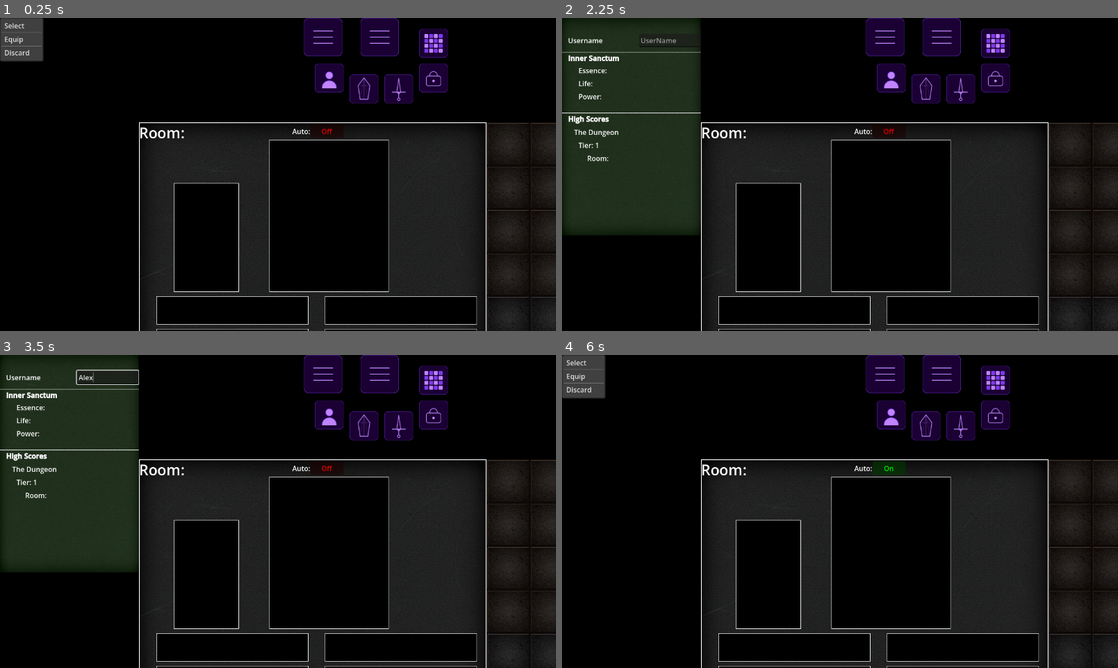
Above: before the commit, frames 1-4 (two rows, left to right).
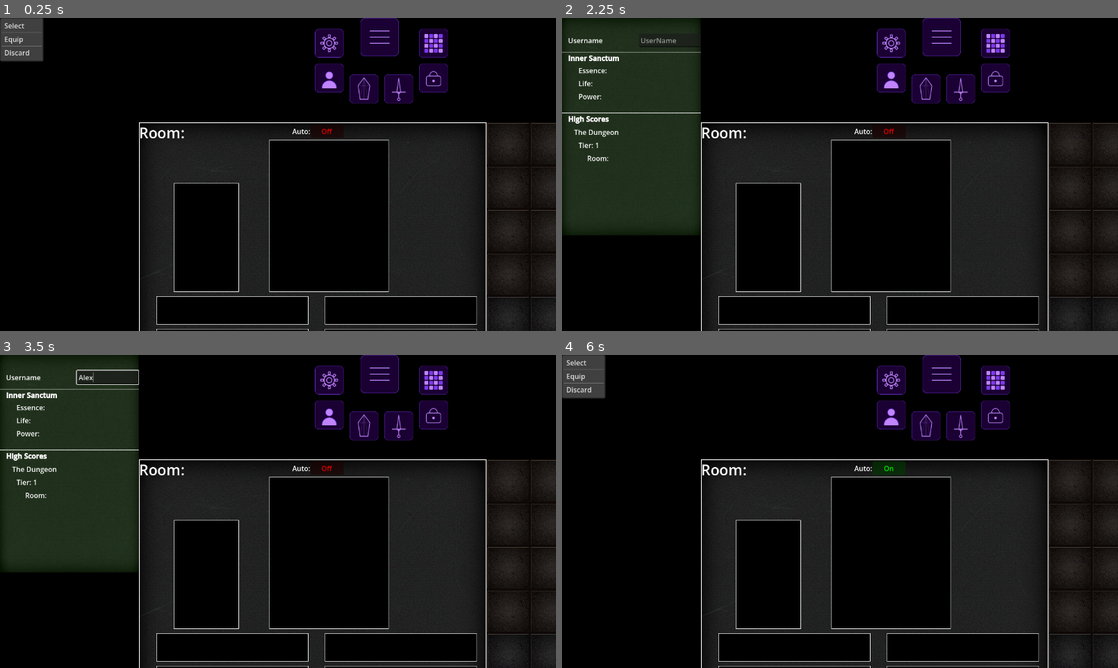
Above: after the commit, the same moments.

Repository: PM-Micael/Project-Dungeon-Life
Game: Godot game, scene res://Scenes/Clients/Main/main_client.tscn
Same seed, same stepped clock (60 frames per second), same inputs: the game is played once before the commit and once after it. This scene is started directly instead of the project's main scene.
Inputs (mouse positions are in pixels of both pictures, inside the frame that each line leads up to):
- Up to frame 1 (0.25 s): no input
- Up to frame 2 (2.25 s): click "Off" at 0.5 s; click "On" at 1.25 s; click (890, 77) at 2 s
- Up to frame 3 (3.5 s): click (105, 376) at 2.77 s; type "Alex" at 2.85 s
- Up to frame 4 (6 s): click "Off" at 3.5 s; click "On" at 4.25 s; click (890, 414) at 5 s; click "Off" at 5.75 s

The runs differ from the first frame. In frame 1, 0.6% of the frame differs, in the area x 54-62%, y 0-13%; in frame 2, 0.6%; in frame 3, 0.6%; in frame 4, 0.6%.

Commit message:
Finalized the settings window button

Diff:
--- /dev/null
+++ b/Assets/Client/icon_settings.svg
@@ -0,0 +1,24 @@
+<svg xmlns="http://www.w3.org/2000/svg" viewBox="0 0 88 88" width="88" height="88">
+    <rect width="88" height="88" rx="12" fill="#1a0033"></rect>
+    <rect x="0.5" y="0.5" width="87" height="87" rx="11.5" fill="none" stroke="#7c3aed"></rect>
+
+    <g fill="none" stroke="#c084fc" stroke-width="2.4" stroke-linecap="round" stroke-linejoin="round">
+
+        <!-- Gear teeth -->
+        <rect x="41" y="18" width="6" height="8" rx="1"></rect>
+        <rect x="41" y="62" width="6" height="8" rx="1"></rect>
+
+        <rect x="18" y="41" width="8" height="6" rx="1"></rect>
+        <rect x="62" y="41" width="8" height="6" rx="1"></rect>
+
+        <rect x="25.5" y="25.5" width="6" height="8" rx="1" transform="rotate(-45 28.5 29.5)"></rect>
+        <rect x="56.5" y="54.5" width="6" height="8" rx="1" transform="rotate(-45 59.5 58.5)"></rect>
+
+        <rect x="25.5" y="54.5" width="6" height="8" rx="1" transform="rotate(45 28.5 58.5)"></rect>
+        <rect x="56.5" y="25.5" width="6" height="8" rx="1" transform="rotate(45 59.5 29.5)"></rect>
+
+        <!-- Gear body -->
+        <circle cx="44" cy="44" r="16"></circle>
+        <circle cx="44" cy="44" r="8"></circle>
+    </g>
+</svg>
--- a/Scenes/Clients/Main/Window_Manager/window_manager.gd
+++ b/Scenes/Clients/Main/Window_Manager/window_manager.gd
@@ -86,7 +86,9 @@
 			invenetory_menu_button,
 			dungeon_selection_button,
 			inner_sanctum_menu_button,
-			profile_button],
+			profile_button,
+			settings_button,
+			],
 		board_menu_button: [board_scale_up_button, board_scale_down_button, board_minimize_button],
 		invenetory_menu_button: [inventory_scale_up_button,inventory_scale_down_button, inventory_minimize_button],
 	}
@@ -197,6 +199,8 @@
 				child.position = Vector2(105, 130)
 			4:
 				child.position = Vector2(25, 105)
+			5:
+				child.position = Vector2(25, 25)
 
 		loop_itteration += 1
 
--- a/Scenes/Clients/Main/main_client.tscn
+++ b/Scenes/Clients/Main/main_client.tscn
@@ -22,6 +22,7 @@
 [ext_resource type="PackedScene" uid="uid://dksr8nsejihd8" path="res://Scenes/Clients/Main/Profile/profile.tscn" id="18_qbbx0"]
 [ext_resource type="Script" uid="uid://b40bbfgsodrob" path="res://Scenes/Clients/Main/settings_window.gd" id="21_o7oc5"]
 [ext_resource type="PackedScene" uid="uid://r81xnhj68mq5" path="res://Scenes/Clients/Main/Settings/settings.tscn" id="22_o7oc5"]
+[ext_resource type="Texture2D" uid="uid://d22r43qc11r4v" path="res://Assets/Client/icon_settings.svg" id="23_x6tcn"]
 
 [node name="MainClient" type="Node2D" unique_id=1690257351]
 script = ExtResource("1_g888i")
@@ -177,4 +178,5 @@
 [node name="SettingsButton" type="TextureButton" parent="WindowManager/Settings" unique_id=1073844465]
 offset_right = 40.0
 offset_bottom = 40.0
-texture_normal = ExtResource("6_vblgr")
+scale = Vector2(0.75, 0.75)
+texture_normal = ExtResource("23_x6tcn")
--- a/local_data.json
+++ b/local_data.json
@@ -1,12 +1 @@
-{
-	"audio": {
-		"volume_master": 1.0,
-		"volume_music": 1.0,
-		"volume_sfx": 1.0
-	},
-	"auto_advance": false,
-	"display": {
-		"display_mode": "borderless"
-	},
-	"email_cockie": "fransisco7117@gmail.com"
-}
+{"audio":{"volume_master":1.0,"volume_music":1.0,"volume_sfx":1.0},"auto_advance":false,"display":{"display_mode":"borderless"},"email_cockie":"fransisco7117@gmail.com"}
Not shown, added: Assets/Client/icon_settings.svg.import
